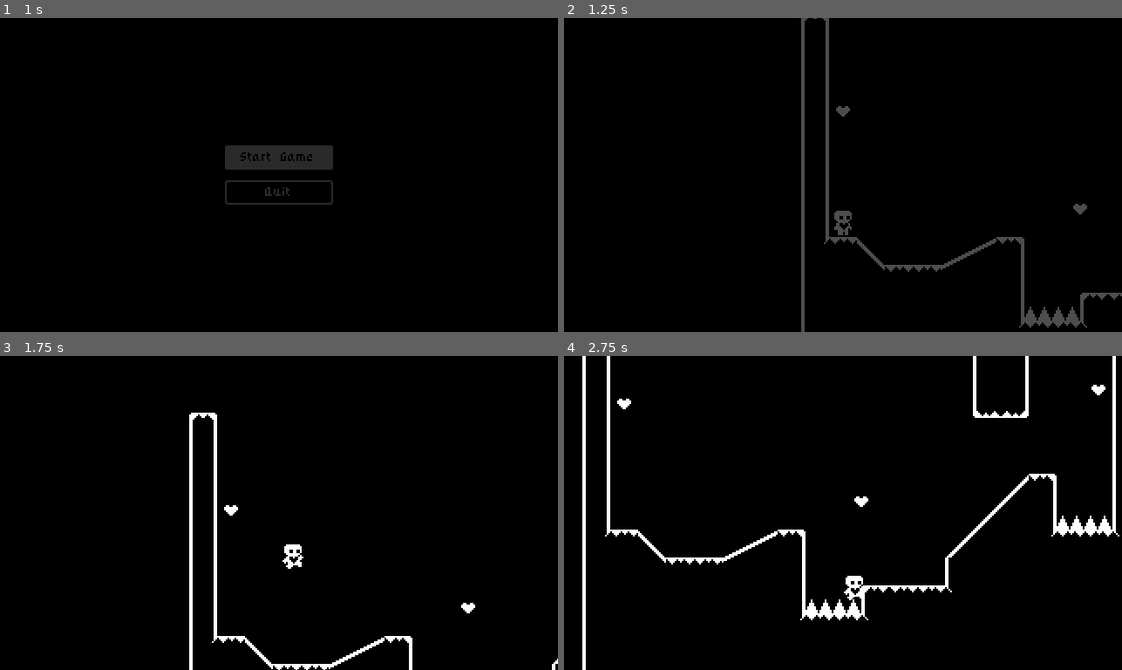
Above: before the commit, frames 1-4 (two rows, left to right).
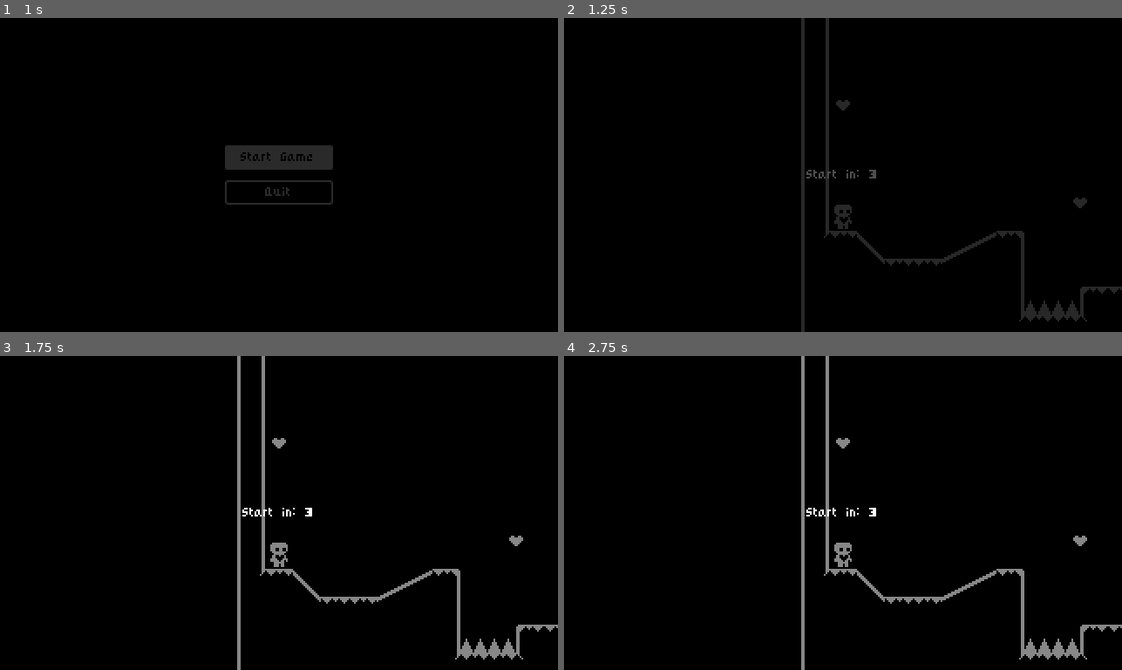
Above: after the commit, the same moments.

Repository: josed5001/heartPlatformerha
Game: Godot game, scene res://scenes/start_menu.tscn
Same seed, same stepped clock (60 frames per second), same inputs: the game is played once before the commit and once after it.
Inputs:
- Up to frame 1 (1 s): click "Start Game" at 0.5 s
- Up to frame 2 (1.25 s): no input
- Up to frame 3 (1.75 s): hold D (action_right) from 1.28 s (still down); hold Space (action_space) from 1.28 s (still down)
- Up to frame 4 (2.75 s): keep holding D (action_right); release Space (action_space) at 2.03 s; tap Space (action_space) at 2.1 s

Frame 1 is identical in both runs. In frame 2, 3.5% of the frame differs, in the area x 42-100%, y 0-100%; in frame 3, 4.4%; in frame 4, 6.5%, in the area x 3-100%, y 0-100%.

Commit message:
Part 13 + 14

Diff:
--- a/project.godot
+++ b/project.godot
@@ -13,6 +13,7 @@
 config/name="heartplatformerA"
 run/main_scene="res://scenes/start_menu.tscn"
 config/features=PackedStringArray("4.1", "GL Compatibility")
+run/max_fps=60
 config/icon="res://icon.svg"
 
 [autoload]
--- a/scenes/level_completed.tscn
+++ b/scenes/level_completed.tscn
@@ -1,12 +1,16 @@
-[gd_scene format=3 uid="uid://fmbif42daybe"]
+[gd_scene load_steps=2 format=3 uid="uid://fmbif42daybe"]
+
+[ext_resource type="Script" path="res://scripts/level_completed.gd" id="1_all0p"]
 
 [node name="LevelCompleted" type="ColorRect"]
+process_mode = 3
 anchors_preset = 15
 anchor_right = 1.0
 anchor_bottom = 1.0
 grow_horizontal = 2
 grow_vertical = 2
 color = Color(0, 0, 0, 0.215686)
+script = ExtResource("1_all0p")
 
 [node name="CenterContainer" type="CenterContainer" parent="."]
 layout_mode = 1
@@ -16,7 +20,29 @@
 grow_horizontal = 2
 grow_vertical = 2
 
-[node name="Label" type="Label" parent="CenterContainer"]
+[node name="VBoxContainer" type="VBoxContainer" parent="CenterContainer"]
+layout_mode = 2
+
+[node name="Label" type="Label" parent="CenterContainer/VBoxContainer"]
 layout_mode = 2
 text = "level Completed
 "
+horizontal_alignment = 1
+
+[node name="VBoxContainer" type="VBoxContainer" parent="CenterContainer/VBoxContainer"]
+layout_mode = 2
+
+[node name="RetryButton" type="Button" parent="CenterContainer/VBoxContainer/VBoxContainer"]
+unique_name_in_owner = true
+custom_minimum_size = Vector2(64, 16)
+layout_mode = 2
+text = "Retry"
+
+[node name="NextLevelButton" type="Button" parent="CenterContainer/VBoxContainer/VBoxContainer"]
+unique_name_in_owner = true
+custom_minimum_size = Vector2(64, 16)
+layout_mode = 2
+text = "Next Level"
+
+[connection signal="pressed" from="CenterContainer/VBoxContainer/VBoxContainer/RetryButton" to="." method="_on_retry_button_pressed"]
+[connection signal="pressed" from="CenterContainer/VBoxContainer/VBoxContainer/NextLevelButton" to="." method="_on_next_level_button_pressed"]
--- a/scenes/level_one.tscn
+++ b/scenes/level_one.tscn
@@ -10,7 +10,7 @@
 next_level = ExtResource("2_0g64n")
 
 [node name="Player" parent="." index="0"]
-position = Vector2(24, 120)
+position = Vector2(24, 128)
 
 [node name="Spikes" parent="." index="3" instance=ExtResource("2_ykgg3")]
 position = Vector2(128, 176)
--- a/scenes/level_two.tscn
+++ b/scenes/level_two.tscn
@@ -5,6 +5,9 @@
 [ext_resource type="PackedScene" uid="uid://ca5w3tg8ewh7b" path="res://scenes/heart.tscn" id="3_7da6v"]
 
 [node name="LevelTwo" instance=ExtResource("1_hoyf7")]
+
+[node name="Player" parent="." index="0"]
+position = Vector2(0, 16)
 
 [node name="LevelTileMap" parent="." index="2"]
 layer_0/tile_data = PackedInt32Array(65537, 65536, 0, 65538, 65536, 0, 65539, 65536, 0, 65540, 65536, 0, 131076, 65536, …(18033 unchanged characters)…
--- a/scenes/world.tscn
+++ b/scenes/world.tscn
@@ -1,9 +1,46 @@
-[gd_scene load_steps=5 format=3 uid="uid://bg32wokga74c8"]
+[gd_scene load_steps=8 format=3 uid="uid://bg32wokga74c8"]
 
 [ext_resource type="Script" path="res://scripts/world.gd" id="1_masge"]
 [ext_resource type="PackedScene" uid="uid://cwgsv3c8016n6" path="res://scenes/player.tscn" id="2_6qwfj"]
 [ext_resource type="PackedScene" uid="uid://fmbif42daybe" path="res://scenes/level_completed.tscn" id="5_cgnia"]
 [ext_resource type="PackedScene" uid="uid://bbohy52ai6ehu" path="res://scenes/level_tile_map.tscn" id="6_0a0eo"]
+
+[sub_resource type="Animation" id="Animation_c84nx"]
+resource_name = "countdown"
+length = 3.0
+tracks/0/type = "value"
+tracks/0/imported = false
+tracks/0/enabled = true
+tracks/0/path = NodePath("CanvasLayer/StartIn/CenterContainer/StartInLabel:text")
+tracks/0/interp = 1
+tracks/0/loop_wrap = true
+tracks/0/keys = {
+"times": PackedFloat32Array(0.2, 1.2, 2.2),
+"transitions": PackedFloat32Array(1, 1, 1),
+"update": 1,
+"values": ["Start in: 3", "Start in: 2", "Start in: 1"]
+}
+
+[sub_resource type="Animation" id="Animation_ua2p7"]
+length = 0.001
+tracks/0/type = "value"
+tracks/0/imported = false
+tracks/0/enabled = true
+tracks/0/path = NodePath("CanvasLayer/StartIn/CenterContainer/StartInLabel:text")
+tracks/0/interp = 1
+tracks/0/loop_wrap = true
+tracks/0/keys = {
+"times": PackedFloat32Array(0),
+"transitions": PackedFloat32Array(1),
+"update": 1,
+"values": ["Start in: 3"]
+}
+
+[sub_resource type="AnimationLibrary" id="AnimationLibrary_exq0w"]
+_data = {
+"RESET": SubResource("Animation_ua2p7"),
+"countdown": SubResource("Animation_c84nx")
+}
 
 [node name="World" type="Node2D"]
 script = ExtResource("1_masge")
@@ -15,4 +52,49 @@
 [node name="LevelCompleted" parent="CanvasLayer" instance=ExtResource("5_cgnia")]
 visible = false
 
+[node name="StartIn" type="ColorRect" parent="CanvasLayer"]
+unique_name_in_owner = true
+visible = false
+anchors_preset = 15
+anchor_right = 1.0
+anchor_bottom = 1.0
+grow_horizontal = 2
+grow_vertical = 2
+color = Color(0, 0, 0, 0.470588)
+
+[node name="CenterContainer" type="CenterContainer" parent="CanvasLayer/StartIn"]
+layout_mode = 1
+anchors_preset = 15
+anchor_right = 1.0
+anchor_bottom = 1.0
+grow_horizontal = 2
+grow_vertical = 2
+
+[node name="StartInLabel" type="Label" parent="CanvasLayer/StartIn/CenterContainer"]
+unique_name_in_owner = true
+layout_mode = 2
+text = "Start in: 3"
+
+[node name="CenterContainer" type="CenterContainer" parent="CanvasLayer"]
+anchors_preset = 10
+anchor_right = 1.0
+offset_top = 4.0
+offset_bottom = 16.0
+grow_horizontal = 2
+
+[node name="LevelTimeLabel" type="Label" parent="CanvasLayer/CenterContainer"]
+unique_name_in_owner = true
+custom_minimum_size = Vector2(32, 0)
+layout_mode = 2
+vertical_alignment = 1
+
 [node name="LevelTileMap" parent="." instance=ExtResource("6_0a0eo")]
+
+[node name="AnimationPlayer" type="AnimationPlayer" parent="."]
+process_mode = 3
+libraries = {
+"": SubResource("AnimationLibrary_exq0w")
+}
+
+[connection signal="next_level" from="CanvasLayer/LevelCompleted" to="." method="_on_level_completed_next_level"]
+[connection signal="retry" from="CanvasLayer/LevelCompleted" to="." method="_on_level_completed_retry"]
--- /dev/null
+++ b/scripts/level_completed.gd
@@ -0,0 +1,13 @@
+extends ColorRect
+
+signal retry()
+signal next_level()
+
+@onready var retry_button = %RetryButton
+
+func _on_retry_button_pressed():
+	retry.emit()
+
+
+func _on_next_level_button_pressed():
+	next_level.emit()
--- a/scripts/player.gd
+++ b/scripts/player.gd
@@ -26,7 +26,6 @@
 	handle_air_acceleration(input_axis, delta)
 	apply_friction(input_axis, delta)
 	apply_air_resistance(input_axis, delta)
-	update_animations(input_axis)
 	var was_on_floor = is_on_floor()
 	var was_on_wall = is_on_wall_only()
 	if was_on_wall:
@@ -39,6 +38,7 @@
 	var just_left_wall = was_on_wall and not is_on_wall()
 	if just_left_wall:
 		wall_jump_timer.start()
+	update_animations(input_axis)
 
 func apply_gravity(delta):
 	if not is_on_floor():
@@ -62,8 +62,9 @@
 	if is_on_floor(): air_jump =  true
 
 	if is_on_floor() or coyote_jump_timer.time_left > 0.0:
-		if Input.is_action_just_pressed("action_space"):
+		if Input.is_action_pressed("action_space"):
 			velocity.y = movement_data.jump_velocity
+			coyote_jump_timer.stop()
 	elif not is_on_floor():
 		if Input.is_action_just_released("action_space") and velocity.y < movement_data.jump_velocity /2:
 			velocity.y = movement_data.jump_velocity /2
--- a/scripts/world.gd
+++ b/scripts/world.gd
@@ -1,19 +1,51 @@
 extends Node2D
 
+var level_time = 0.0
+var start_level_msec = 0.0
 @export var next_level: PackedScene
 @onready var level_completed = $CanvasLayer/LevelCompleted
+@onready var start_in = %StartIn
+@onready var start_in_label = %StartInLabel
+@onready var animation_player = $AnimationPlayer
+@onready var level_time_label = %LevelTimeLabel
 
 
 func _ready():
-	#Visual Polygon appearance
 	Events.level_completed.connect(show_level_completed)
+	get_tree().paused = true
+	start_in.visible = true
+	await LevelTransition.fade_from_black()
+	animation_player.play("countdown")
+	await animation_player.animation_finished
+	get_tree().paused = false
+	start_in.visible = false
+	start_level_msec = Time.get_ticks_msec()
+	print(start_level_msec)
 
-func show_level_completed():
-	level_completed.show()
-	get_tree().paused = true
-	await get_tree().create_timer(1.0).timeout
+func _process(delta):
+	level_time = Time.get_ticks_msec() - start_level_msec
+	level_time_label.text = str(level_time / 1000.0)
+
+func retry():
+	await LevelTransition.fade_to_black()
+	get_tree().paused = false
+	get_tree().change_scene_to_file(scene_file_path)
+
+
+func go_to_next_level():
 	if not next_level is PackedScene: return
 	await LevelTransition.fade_to_black()
 	get_tree().paused = false
 	get_tree().change_scene_to_packed(next_level)
-	LevelTransition.fade_from_black()
+
+func show_level_completed():
+	level_completed.show()
+	level_completed.retry_button.grab_focus()
+	get_tree().paused = true
+
+
+func _on_level_completed_next_level():
+	go_to_next_level()
+
+func _on_level_completed_retry():
+	retry()
